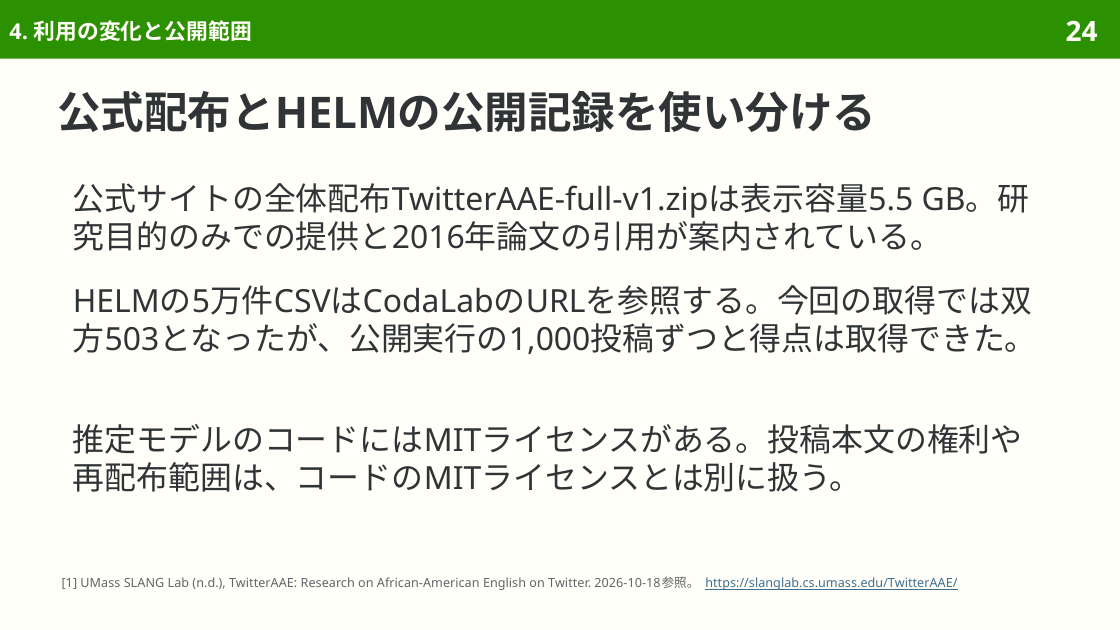
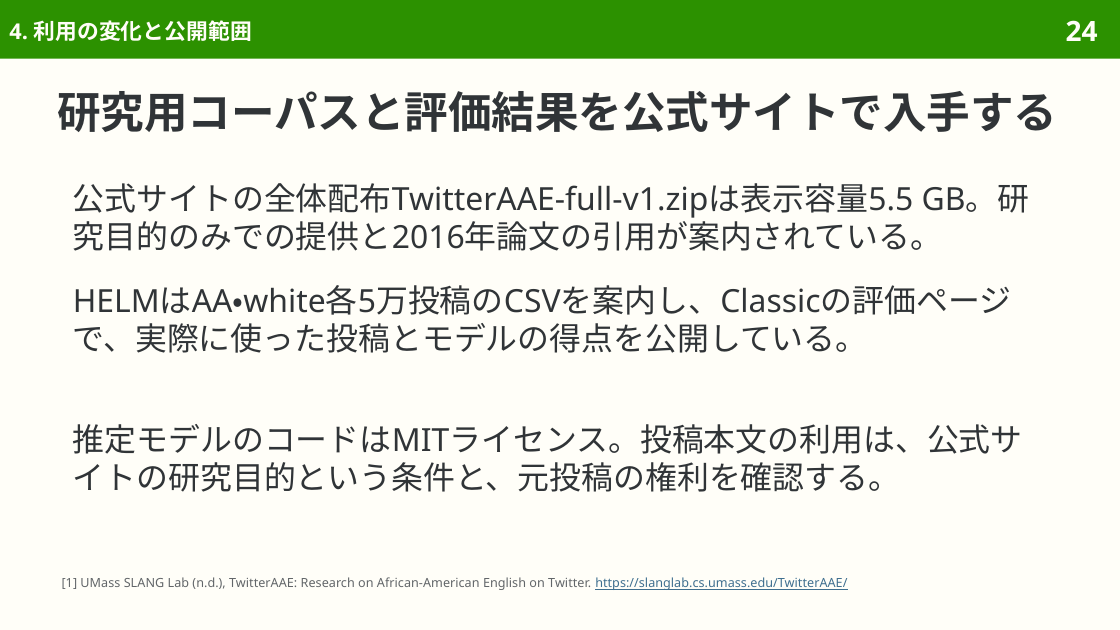
Before and after one commit to sasakiy84/datasets-in-10-minutes, a slide deck: slide 24 of slides/datasets-in-10-minutes-twitter-aae.pptx. Drawn at 1120x630 pixels with LibreOffice and Linux fonts; fonts in the diff are those of the drawing. Boxes give left, top, right and bottom in pixels: in the first picture for what was removed or moved away, otherwise in the second. Text is boxed around its words. In the diff, an @@ line names an element or a change of style, - is before the commit and + after.

Commit message:
Explain TwitterAAE selection and evaluation in natural Japanese

```diff
--- a/slides/datasets-in-10-minutes-twitter-aae.pptx
+++ b/slides/datasets-in-10-minutes-twitter-aae.pptx
@@ title at <box>57,91,1057,132</box>: text changed @@
-公式配布とHELMの公開記録を使い分ける
+研究用コーパスと評価結果を公式サイトで入手する
@@ text at <box>73,285,1012,353</box>: text changed @@
-HELMの5万件CSVはCodaLabのURLを参照する。今回の取得では双方503となったが、公開実行の1,000投稿ずつと得点は取得できた。
+HELMはAA・white各5万投稿のCSVを案内し、Classicの評価ページで、実際に使った投稿とモデルの得点を公開している。
@@ text at <box>73,424,1023,492</box>: text changed @@
-推定モデルのコードにはMITライセンスがある。投稿本文の権利や再配布範囲は、コードのMITライセンスとは別に扱う。
+推定モデルのコードはMITライセンス。投稿本文の利用は、公式サイトの研究目的という条件と、元投稿の権利を確認する。
@@ text at <box>62,577,847,590</box>: text changed @@
-[1] UMass SLANG Lab (n.d.), TwitterAAE: Research on African-American English on Twitter. 2026-10-18参照。 https://slanglab.cs.umass.edu/TwitterAAE/
+[1] UMass SLANG Lab (n.d.), TwitterAAE: Research on African-American English on Twitter. https://slanglab.cs.umass.edu/TwitterAAE/
```
Also in this commit, not shown: 36 other slides changed, 1 slide removed, 34 other files.
